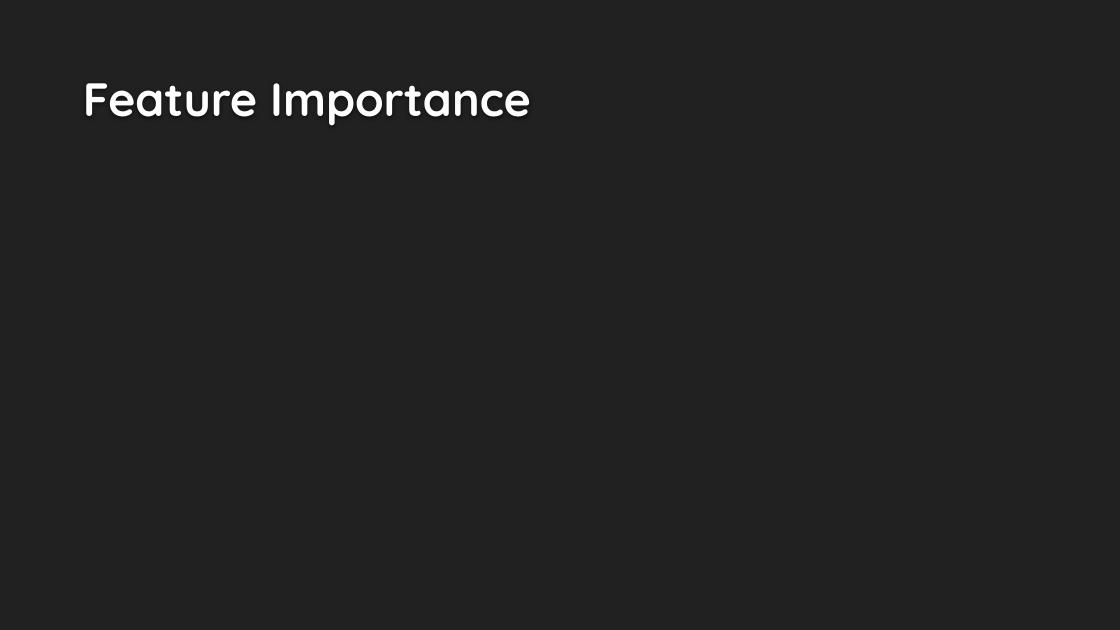
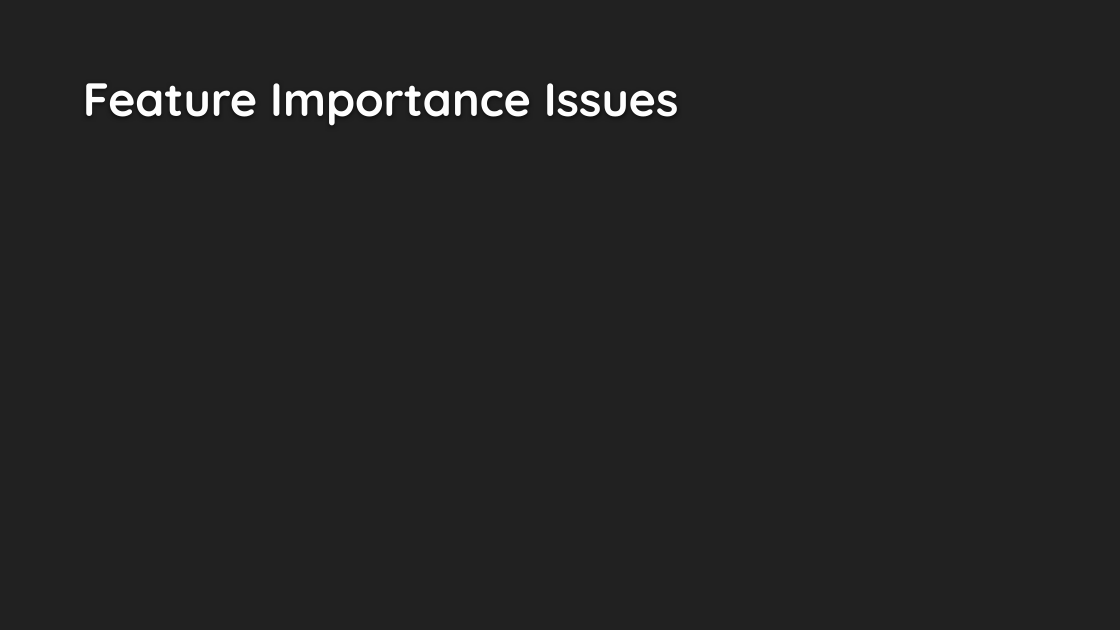
Before and after one commit to EricSchles/algorithmic_bias, a slide deck: slide 30 of Understanding Bias Via Interpretability.pptx (slide 26 before the commit). Drawn at 1120x630 pixels with LibreOffice and Linux fonts; fonts in the diff are those of the drawing; background and template pictures are left out. Boxes give left, top, right and bottom in pixels: in the first picture for what was removed or moved away, otherwise in the second. Text is boxed around its words. In the diff, an @@ line names an element or a change of style, - is before the commit and + after.

```diff
--- a/Understanding Bias Via Interpretability.pptx
+++ b/Understanding Bias Via Interpretability.pptx
@@ title at (x1=83, y1=83, x2=679, y2=126): text changed @@
-Feature Importance
+Feature Importance Issues
```
Also in this commit, not shown: 4 other slides changed, 19 slides added, 6 slides removed, 13 other files.
